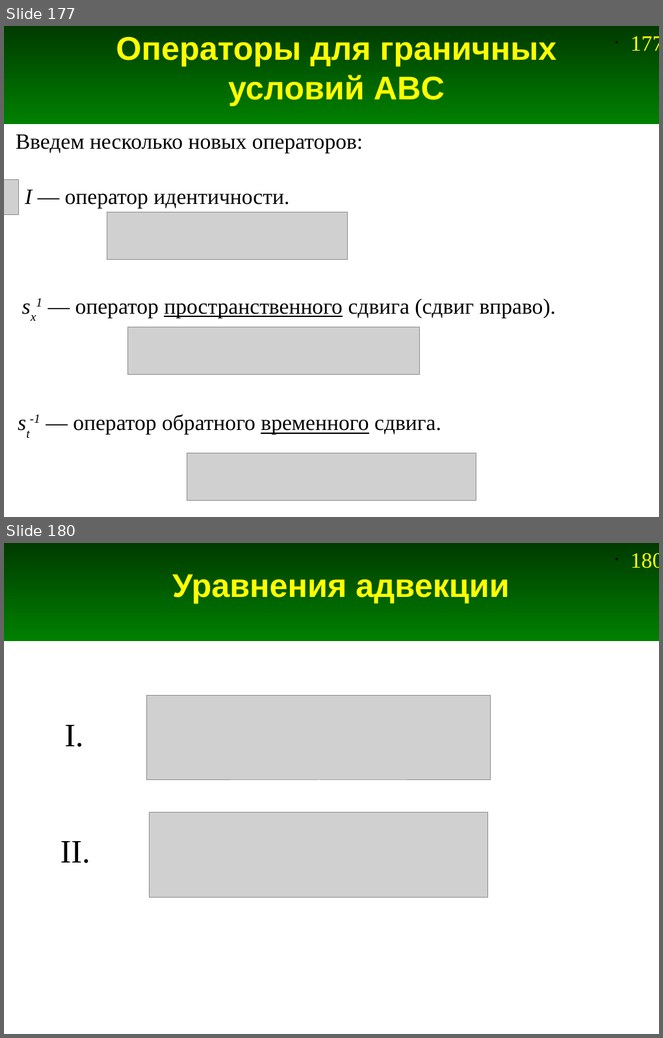
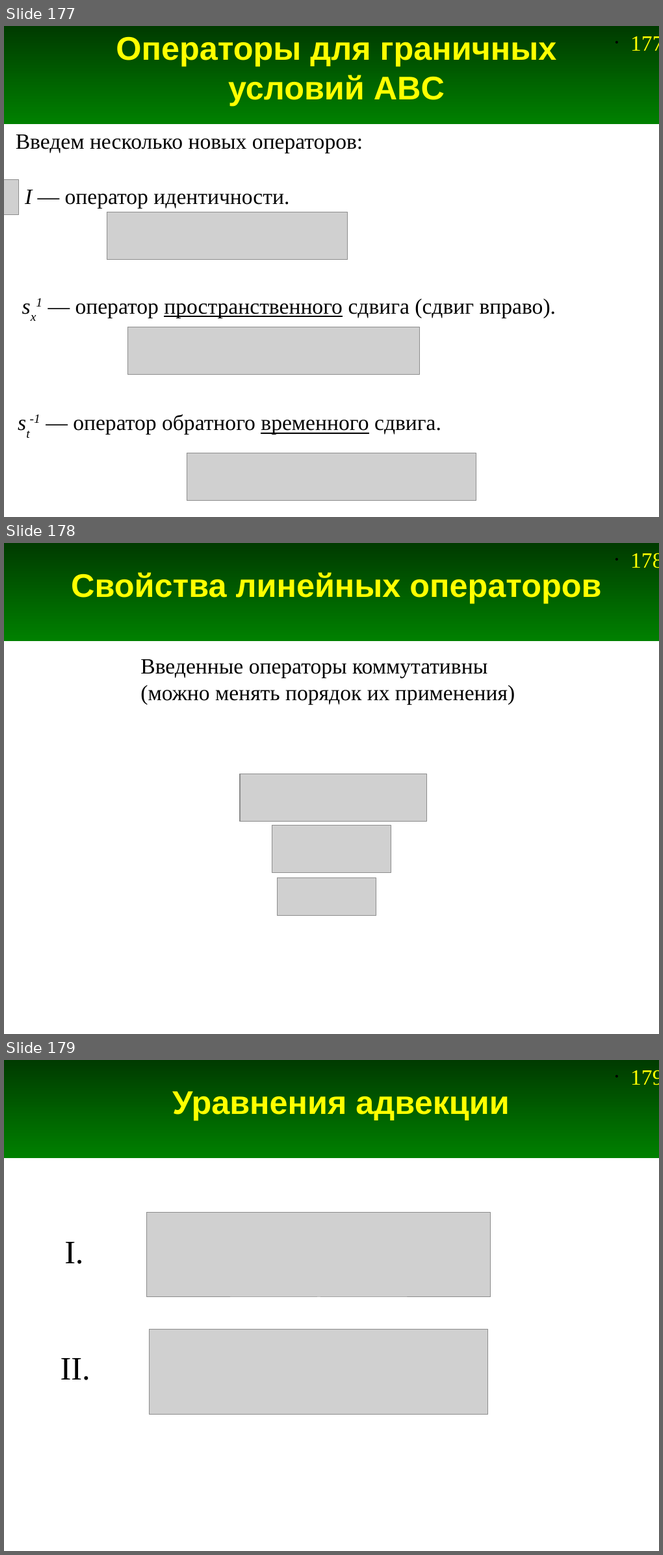
Before and after one commit to andris0147sv/modelling, a slide deck: presentations/2. FDTD.odp. Shown one above the other, each under a label of ours: slides 177 and 180 before the commit, slides 177, 178 and 179 after it; the slides between them are not shown. The pictures are 663x1038 and 663x1555 pixels, drawn with LibreOffice and Linux fonts; fonts in the diff are those of the drawing; grey boxes stand for pictures. Boxes give left, top, right and bottom in pixels: in the first picture for what was removed or moved away, otherwise in the second. Text is boxed around its words. In the diff, an @@ line names an element or a change of style, - is before the commit and + after.

```diff
--- a/presentations/2. FDTD.odp
+++ b/presentations/2. FDTD.odp
@@ slide 178 added at bbox=[4, 543, 659, 1034], background #FFFFFF; not listed: 2 template elements that a slide beside it also shows @@
@@ title added at bbox=[71, 572, 601, 603], 36 pt, text #FFFF00, bold @@
+Свойства линейных операторов
@@ text added at bbox=[140, 659, 515, 704], 24 pt, text #000000 @@
+Введенные операторы коммутативны
+(можно менять порядок их применения)
@@ picture added at bbox=[240, 774, 427, 821] @@
@@ picture added at bbox=[272, 825, 391, 873] @@
@@ picture added at bbox=[277, 878, 376, 916] @@
@@ what was slide 180 is now slide 179 @@
@@ page number at bbox=[631, 1070, 659, 1085]: text changed @@
-• 180
+• 179
```
Also in this commit, not shown: 21 slides changed, 1 other slide added, 3 slides removed, 9 other files.
